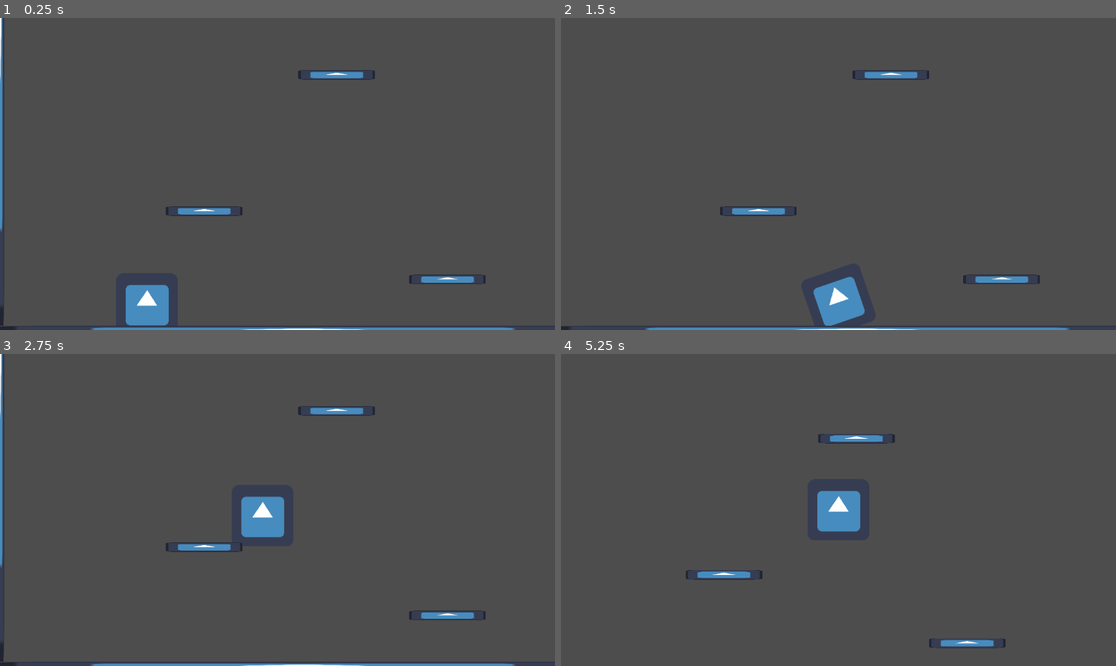
Above: before the commit, frames 1-4 (two rows, left to right).
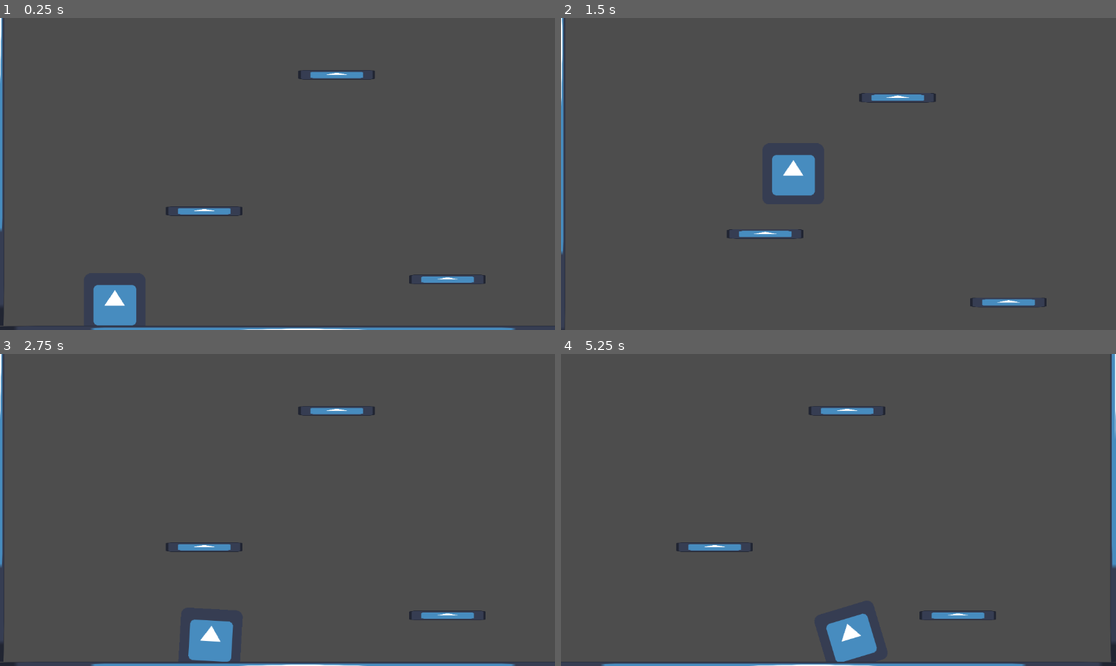
Above: after the commit, the same moments.

Repository: Gl13ch/testGame
Game: Godot game, scene res://LevelOne.tscn
Two runs of this game, one before a commit and one after it. Both use one fixed random seed, a clock stepped at 60 frames per second and the inputs below. This scene is started directly instead of the project's main scene. The engine's default icon, where the game draws it, is replaced by a stand-in: a white triangle on a blue panel in a dark square.
Inputs:
- Up to frame 1 (0.25 s): no input
- Up to frame 2 (1.5 s): tap Enter (ui_accept) at 0.5, 0.77 s; hold Right (ui_right) from 0.53 s (still down)
- Up to frame 3 (2.75 s): tap Enter (ui_accept) at 1.52 s; release Right (ui_right) at 2.03 s; hold Left (ui_left) from 2.03 s (still down)
- Up to frame 4 (5.25 s): release Left (ui_left) at 2.78 s; hold Right (ui_right) 2.78-4.28 s; tap Enter (ui_accept) at 3.02, 3.77, 4.52 s; hold Left (ui_left) 4.28-5.03 s; hold Right (ui_right) from 5.03 s (still down)

The runs differ from the first frame. In frame 1, 1.5% of the frame differs, in the area x 16-31%, y 85-99%; in frame 2, 5.1%; in frame 3, 2.0%; in frame 4, 5.3%, in the area x 0-100%, y 0-100%.

Commit message:
added player group to godot

Diff:
--- a/LevelOne.tscn
+++ b/LevelOne.tscn
@@ -11,11 +11,13 @@
 [sub_resource type="CircleShape2D" id="CircleShape2D_l17g7"]
 radius = 48.0104
 
+[sub_resource type="RectangleShape2D" id="RectangleShape2D_0s77e"]
+
 [node name="LevelOne" type="Node2D"]
 position = Vector2(-1, 1)
 
 [node name="GodotTheRobot2" parent="." instance=ExtResource("1_t2pxh")]
-position = Vector2(249, 568)
+position = Vector2(182, 570)
 
 [node name="StaticBody2D" type="StaticBody2D" parent="."]
 position = Vector2(589, 637)
@@ -125,3 +127,8 @@
 [node name="CollisionShape2D" type="CollisionShape2D" parent="GodotYellowCoin"]
 position = Vector2(0, 2)
 shape = SubResource("CircleShape2D_l17g7")
+
+[node name="Teleport1" type="Area2D" parent="."]
+
+[node name="CollisionShape2D" type="CollisionShape2D" parent="Teleport1"]
+shape = SubResource("RectangleShape2D_0s77e")
--- a/godot_the_robot.tscn
+++ b/godot_the_robot.tscn
@@ -115,6 +115,23 @@
 "values": [Vector2(1, 1), Vector2(0.9, 1.05), Vector2(1, 1)]
 }
 
+[sub_resource type="Animation" id="Animation_w1t33"]
+resource_name = "on_land"
+length = 0.25
+step = 0.05
+tracks/0/type = "value"
+tracks/0/imported = false
+tracks/0/enabled = true
+tracks/0/path = NodePath("Sprite2D:scale")
+tracks/0/interp = 1
+tracks/0/loop_wrap = true
+tracks/0/keys = {
+"times": PackedFloat32Array(0, 0.15, 0.25),
+"transitions": PackedFloat32Array(0.203063, 0.615572, 1),
+"update": 0,
+"values": [Vector2(1, 1), Vector2(1.35, 0.8), Vector2(1, 1)]
+}
+
 [sub_resource type="Animation" id="Animation_iiy7l"]
 resource_name = "walk_l"
 length = 1.2
@@ -171,23 +188,6 @@
 "transitions": PackedFloat32Array(0.517632, 1.51572, 0.517632, 1.51572, 1),
 "update": 0,
 "values": [0.0, -0.349066, 0.0, 0.349066, 0.0]
-}
-
-[sub_resource type="Animation" id="Animation_w1t33"]
-resource_name = "on_land"
-length = 0.25
-step = 0.05
-tracks/0/type = "value"
-tracks/0/imported = false
-tracks/0/enabled = true
-tracks/0/path = NodePath("Sprite2D:scale")
-tracks/0/interp = 1
-tracks/0/loop_wrap = true
-tracks/0/keys = {
-"times": PackedFloat32Array(0, 0.15, 0.25),
-"transitions": PackedFloat32Array(0.203063, 0.615572, 1),
-"update": 0,
-"values": [Vector2(1, 1), Vector2(1.35, 0.8), Vector2(1, 1)]
 }
 
 [sub_resource type="AnimationLibrary" id="AnimationLibrary_8ig1s"]
@@ -201,7 +201,7 @@
 "walk_r": SubResource("Animation_u13pm")
 }
 
-[node name="GodotTheRobot" type="CharacterBody2D"]
+[node name="GodotTheRobot" type="CharacterBody2D" groups=["Player"]]
 position = Vector2(63, 579)
 script = ExtResource("1_qbe1h")
 JUMP_VELOCITY = -800.0
Not shown: 1 places in LevelOne.tscn that only renumber resources
